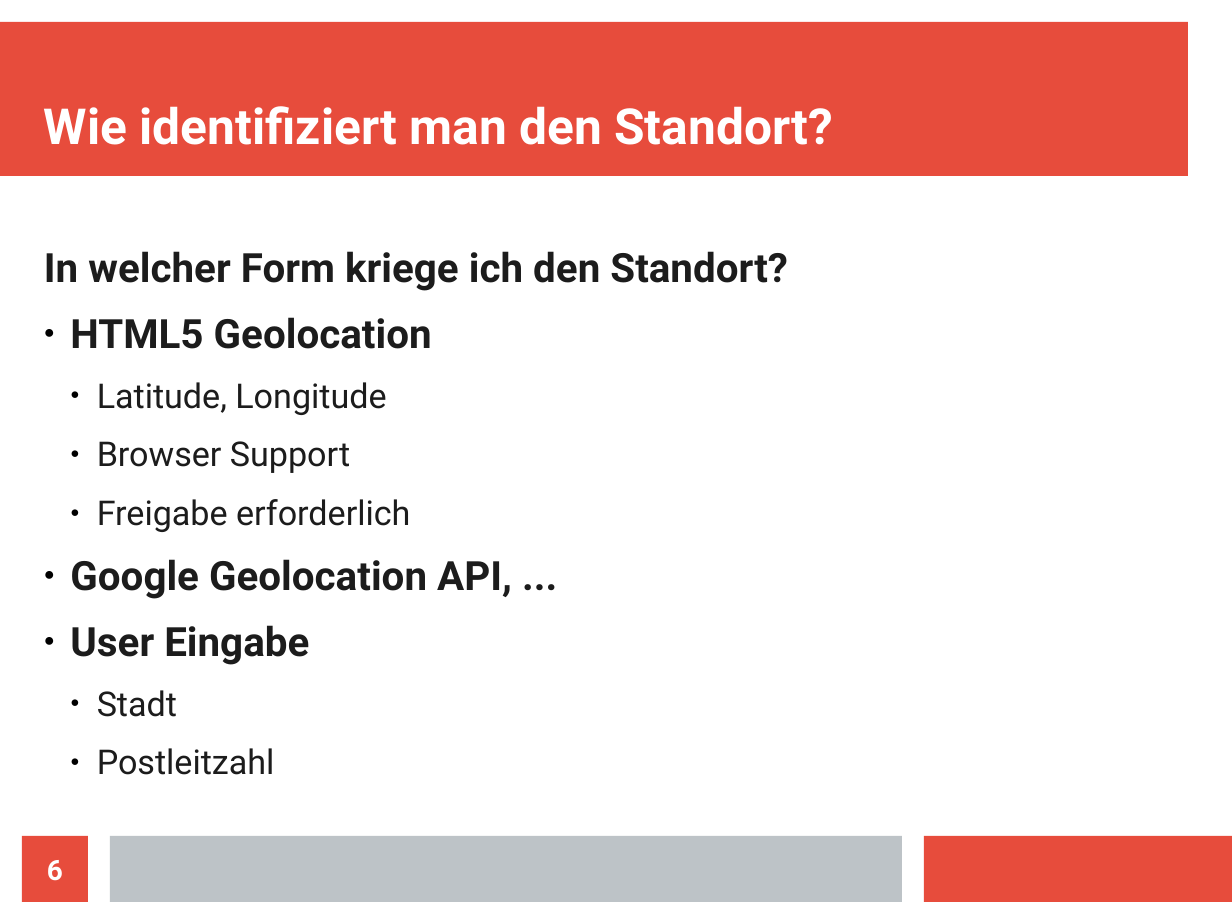
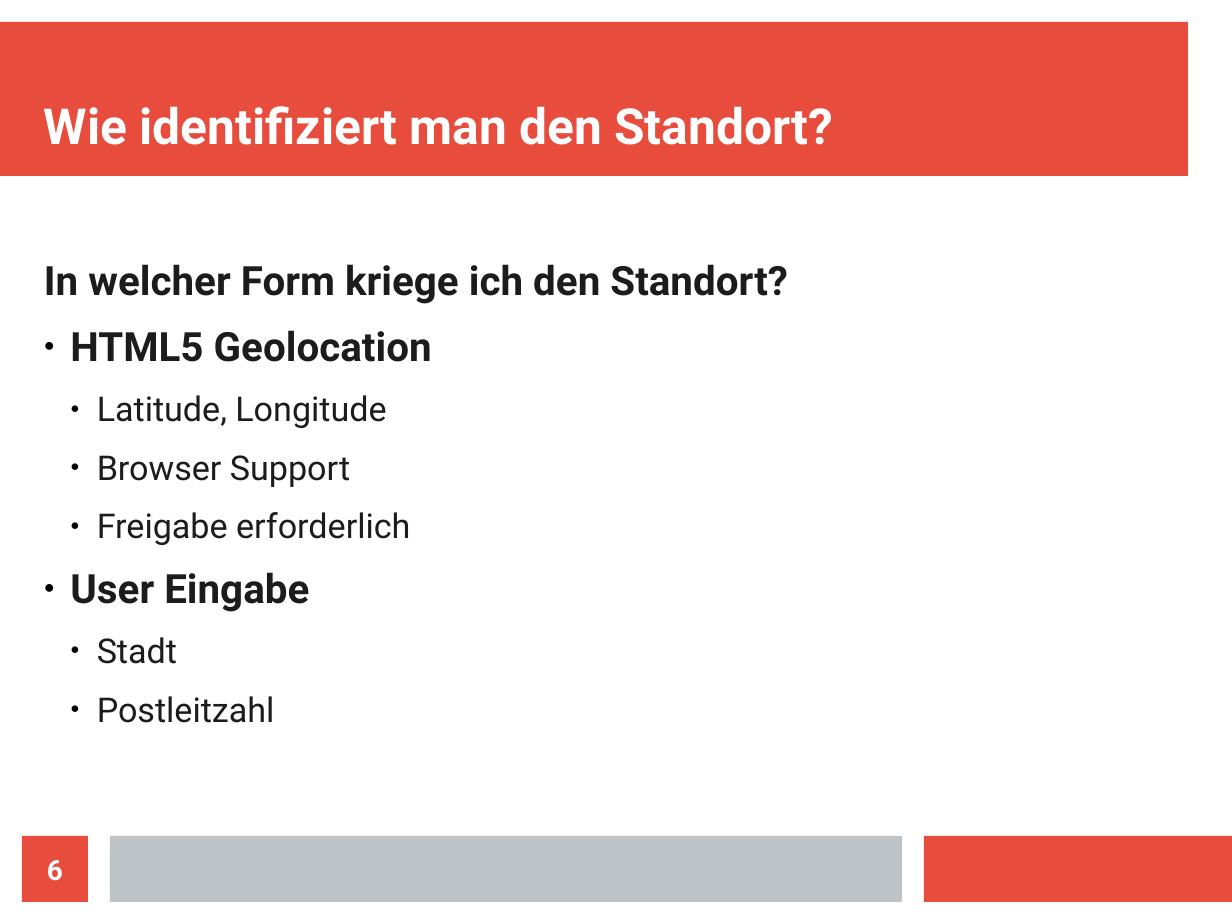
Before and after one commit to nadegegriesser/outfit-service, a slide deck: slide 6 of Outfit_Service.odp. Drawn at 1232x924 pixels with LibreOffice and Linux fonts; fonts in the diff are those of the drawing. Boxes give left, top, right and bottom in pixels: in the first picture for what was removed or moved away, otherwise in the second. Text is boxed around its words. In the diff, an @@ line names an element or a change of style, - is before the commit and + after.

```diff
--- a/Outfit_Service.odp
+++ b/Outfit_Service.odp
@@ text "In welcher Form kriege ich ...": place and size @@
-text "In welcher Form kriege ich ..." at (44, 251, 788, 775)
+text "In welcher Form kriege ich ..." at (44, 264, 788, 723)
@@ text at (70, 559, 512, 599): paragraph removed @@
-● Google Geolocation API, ...
```
Also in this commit, not shown: 4 other slides changed, 2 slides added, 1 slide removed.
